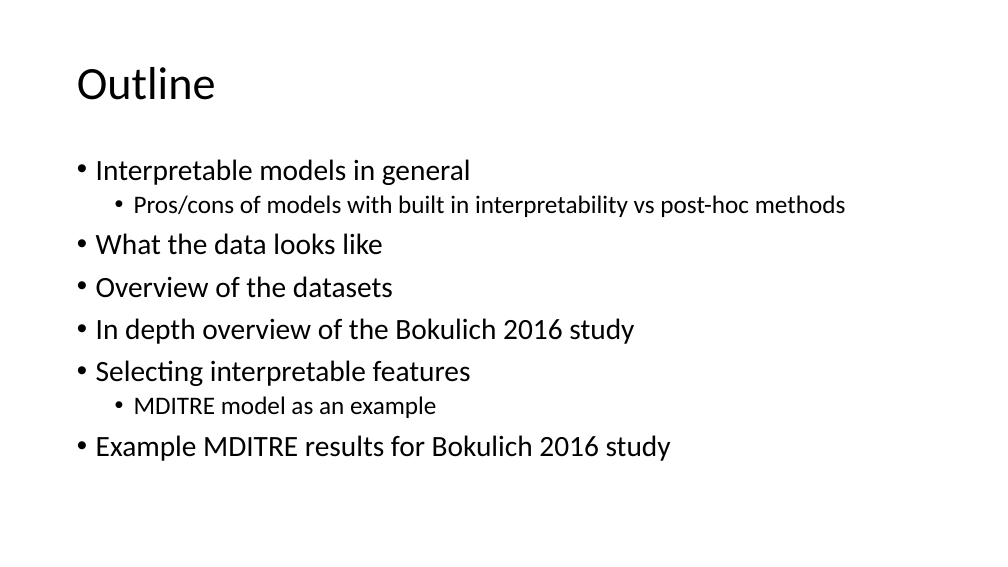
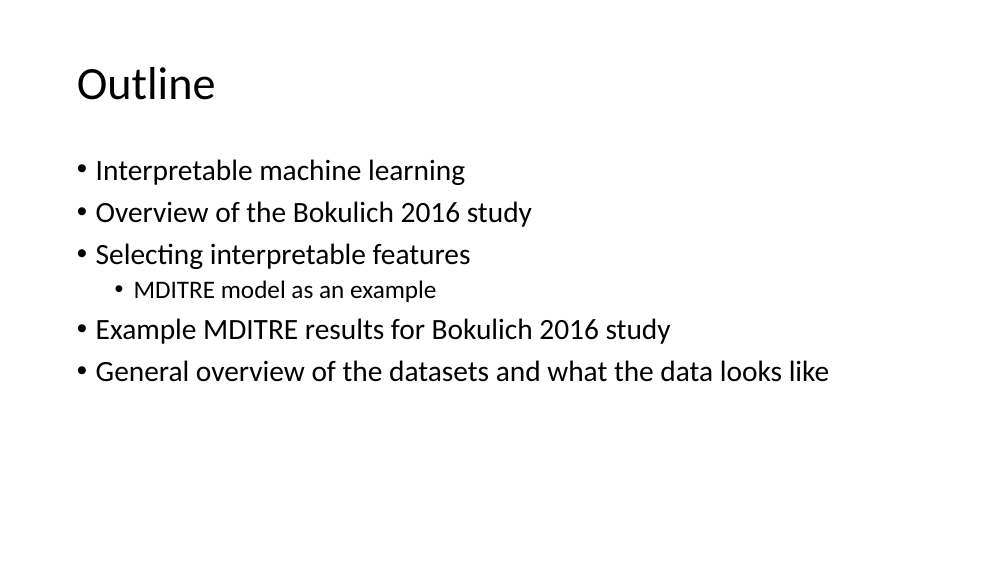
Before and after one commit to gerberlab/cs109b-microbiome, a slide deck: slide 1 of 2022/course_slides.pptx. Drawn at 1008x567 pixels with LibreOffice and Linux fonts; fonts in the diff are those of the drawing. Boxes give left, top, right and bottom in pixels: in the first picture for what was removed or moved away, otherwise in the second. Text is boxed around its words. In the diff, an @@ line names an element or a change of style, - is before the commit and + after.

```diff
--- a/2022/course_slides.pptx
+++ b/2022/course_slides.pptx
@@ text at (96, 159, 532, 227): text changed @@
-• Interpretable models in general
-  • Pros/cons of models with built in interpretability vs post-hoc methods
-• What the data looks like
-• Overview of the datasets
-• In depth overview of the Bokulich 2016 study
+• Interpretable machine learning
+• Overview of the Bokulich 2016 study
@@ text at (96, 360, 829, 382): paragraph added @@
+• General overview of the datasets and what the data looks like
```
Also in this commit, not shown: 11 other slides changed, 7 slides added, 2 slides removed, 1 other file.
